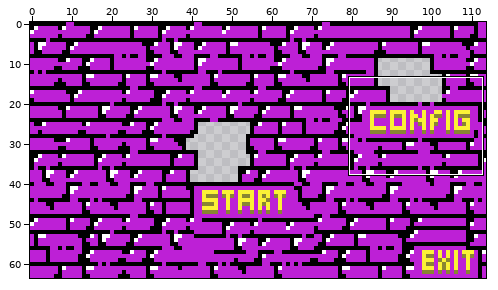
Pixel-art file -- Assets/assets/images/startMenu.aseprite. Above, an overview of the earlier version with the close-up marked.
Close-up. Before the edit:
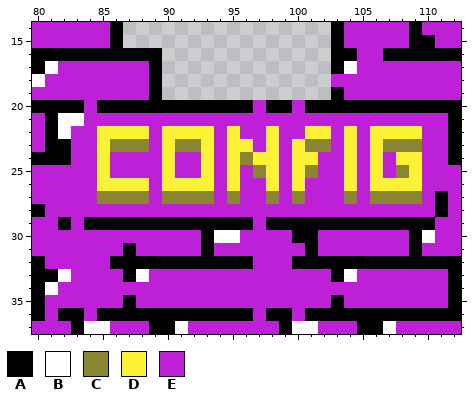
114x64 pixels, 1 frame. Shown: x 80..112, y 14..37.
Palette (. is transparent): A #000000  B #ffffff  C #898532  D #fbf236  E #bd20d6
Pixels before, first column x 80:
14 EEEEEEA................AEEEEEAEEE
15 EEEEEEA................AEEEEEAAEE
16 AAAAAAAAAA.............AAEEAAAAAA
17 ABEEEEEEEA.............ABEEEEEEEE
18 BEEEEEEEEA.............EEEEEEEEEE
19 EEEEEEEEEA.............AEEEEEEEEE
20 AAAAEAAAAAAAAAAAAEAAEAAAAAAAAAAAA
21 EABBEEEEEEEEEEEEEEEEEEEEEEEEEEEEA
22 EABEEDDDDEDDDDEDEEDEEDDEDEDDDDEEA
23 EAAEEDCCCEDCCDEDDEDEDCCEDEDCCCEEA
24 AAAEEDEEEEDEEDEDCDDEDDEEDEDEDDEEA
25 EEEEEDEEEEDEEDEDECDEDCEEDEDECDEEE
26 EEEEEDDDDEDDDDEDEEDEDEEEDEDDDDEEE
27 EEEEECCCCECCCCECEECECEEECECCCCEAE
28 AEEEEEEEEEEEEEEEEEEEEEEEEEEEEEEAE
29 EEAEAAAAAAAAAAAAAEAAAAAAAAAAAAAEE
30 EEEEEEEEEEEEEABBEEEEAAEEEEEEEABEE
31 EEEEEEEAEEEEEAEEEEEEEAEEEEEEEAEEE
32 AEEEEEAAAAAAAAAAAEEEAAAAAAAAAAAAA
33 AABEEEEABEEEEEEEEEEEEEEABEEEEEEEA
34 ABEEEEEEEEEEEEEEEEEEEEEEEEEEEEEEA
35 AEEEEEEAEEEEEEEEEEEEEEEAEEEEEEEEA
36 AEAAEAAAAAAAAAAAAEAAEAAAAAAAAAAAA
37 EEEABBEEEAABEEEEEEEABBEEEAABEEEEE
The result:
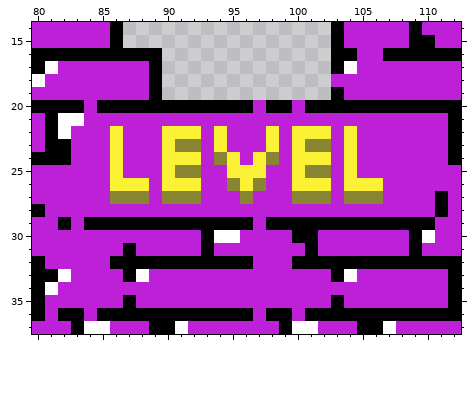
Log entry: style level select in main menu
Difference:
Layer "Layer 1":
y 22: x 85 D -> E; x 87..88 DD -> EE; x 93..95 DED -> EDE; x 100 E -> D; x 106..109 DDDD -> EEEE
y 23: x 85..88 DCCC -> EDEE; x 93..96 DEDD -> EDEE; x 106..109 DCCC -> EEEE
y 24: x 85..86 DE -> ED; x 91..94 EEDE -> DDEC; x 96 C -> E; x 98 D -> C; x 102 E -> D; x 106 D -> E; x 108..109 DD -> EE
y 25: x 85..86 DE -> ED; x 91..93 EED -> CCE; x 96..98 ECD -> DDE; x 102 E -> C; x 106 D -> E; x 108..109 CD -> EE
y 26: x 85 D -> E; x 93 D -> E; x 95..98 DEED -> CDCE; x 101..102 EE -> DD; x 105 E -> D; x 107..109 DDD -> EEE
y 27: x 85 C -> E; x 93 C -> E; x 95..96 CE -> EC; x 98 C -> E; x 101..102 EE -> CC; x 105 E -> C; x 107..109 CCC -> EEE
Where, in picture pixels (left, top, right, bottom), the same in both close-ups:
changed: (97, 126, 422, 204)
